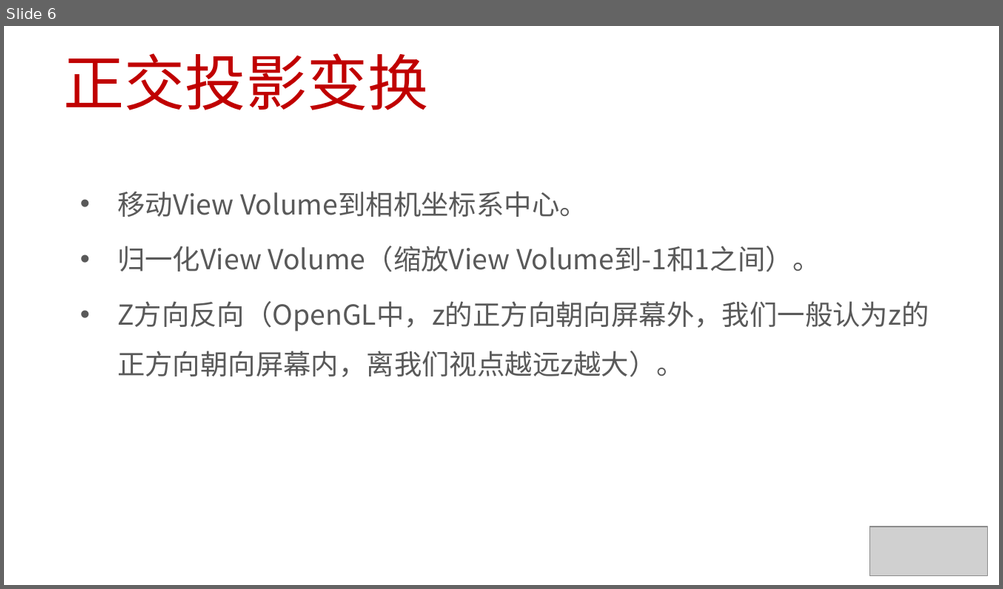
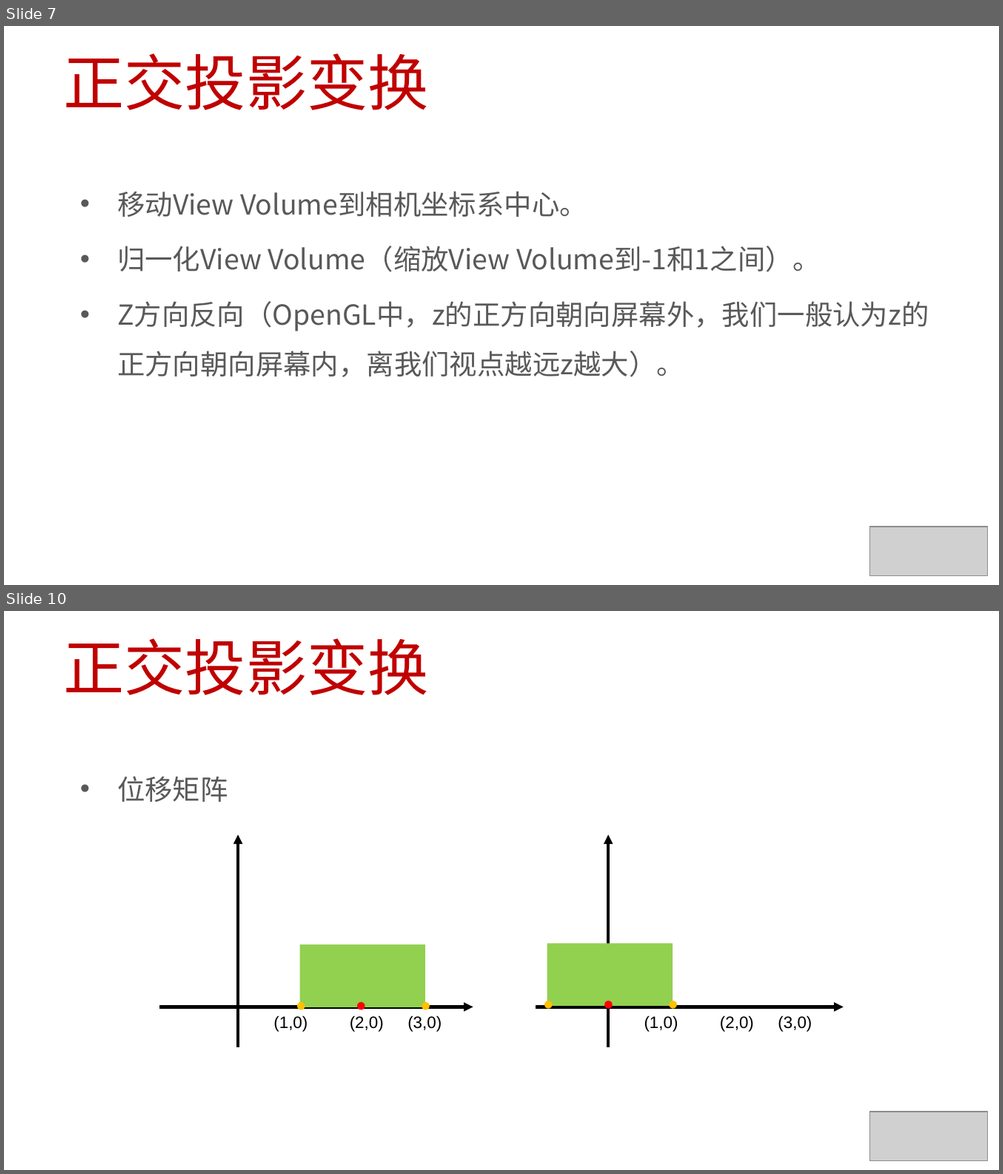
Before and after one commit to EDUCourseSeries/GraphicsPipeline, a slide deck: PPT/Graphics Pipeline06-投影变换-正交投影.pptx. Shown one above the other, each under a label of ours: slide 6 before the commit, slides 7 and 10 after it; the slides between them are not shown. The pictures are 1003x589 and 1003x1174 pixels, drawn with LibreOffice and Linux fonts; fonts in the diff are those of the drawing; grey boxes stand for pictures. Boxes give left, top, right and bottom in pixels: in the first picture for what was removed or moved away, otherwise in the second. Text is boxed around its words. In the diff, an @@ line names an element or a change of style, - is before the commit and + after.

```diff
--- a/PPT/Graphics Pipeline06-投影变换-正交投影.pptx
+++ b/PPT/Graphics Pipeline06-投影变换-正交投影.pptx
@@ slide 10 added at box(4, 611, 999, 1170), background #FFFFFF @@
@@ title added at box(64, 638, 429, 695), 44 pt, text #C00000 @@
+正交投影变换
@@ text added at box(117, 776, 228, 802), 20 pt, text #595959 @@
+• 位移矩阵
@@ group added at box(159, 834, 843, 1048): 6 texts, 6 ellipses, 4 arrows, 2 rectangles @@
+(1,0)
+(3,0)
+(2,0)
+(1,0)
+(3,0)
+(2,0)
@@ picture added at box(869, 1112, 987, 1161) @@
@@ what was slide 6 is now slide 7 @@
```
Also in this commit, not shown: 3 slides changed, 4 other slides added, 15 other files.
